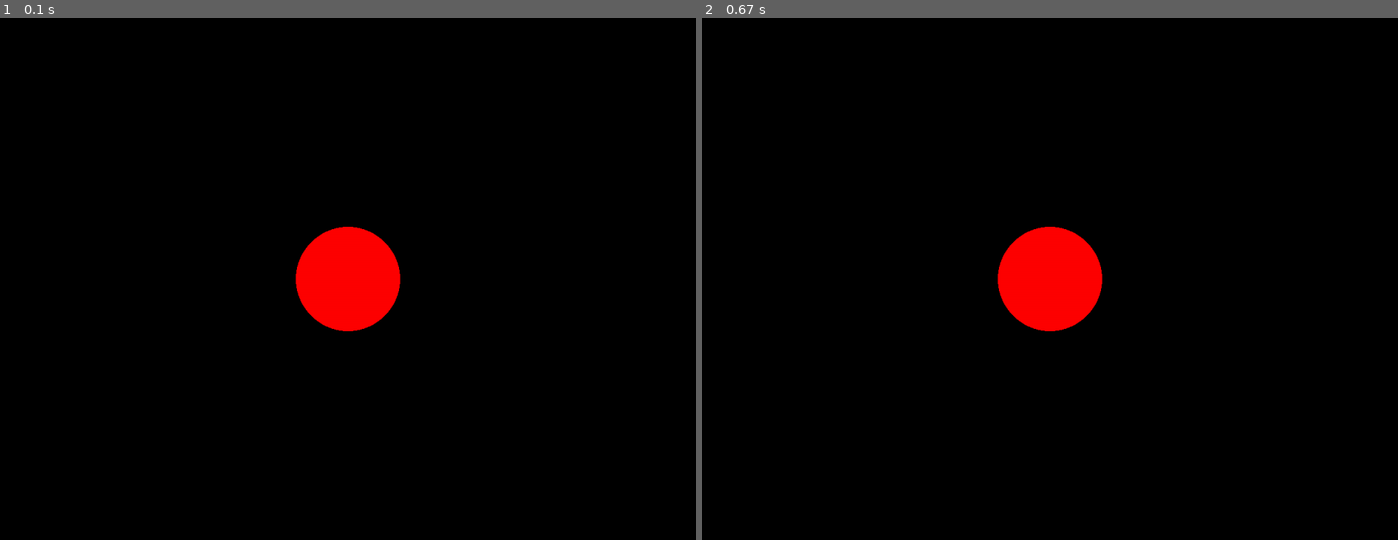
Above: before the commit, frames 1-2 (left to right).
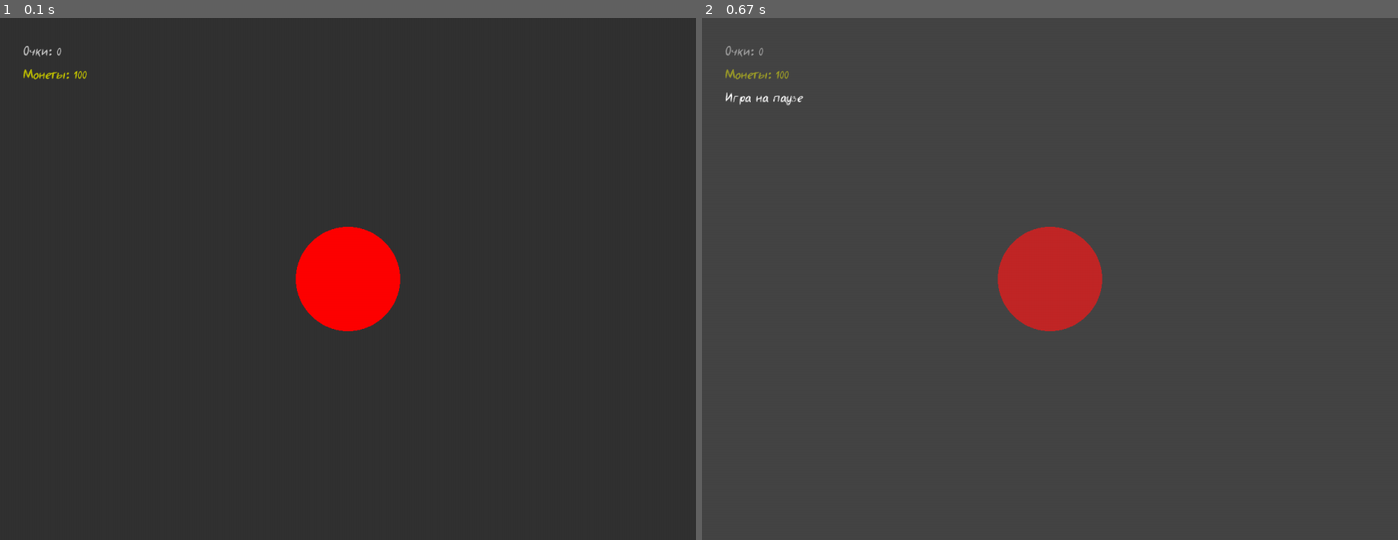
Above: after the commit, the same moments.

Repository: Mihendy/PyGame-Clicker
Game: pygame game, started from main.py
The game is run twice, just before and just after one commit, with the same random seed, the same clock (stepped at 60 frames per second) and the same inputs.
Inputs:
- Up to frame 1 (0.1 s): no input
- Up to frame 2 (0.67 s): hold P from 0.33 s (still down)

The runs differ from the first frame. In frame 1, 98% of the frame differs, in the area x 0-100%, y 0-100%; in frame 2, 100%.

Commit message:
Пауза, очки, монеты, много монет, НУЖНО БОЛЬШЕ МОНЕТ...

Diff:
--- a/main.py
+++ b/main.py
@@ -10,40 +10,103 @@
         self.max_radius = min(WINDOW_WIDTH, WINDOW_HEIGHT) // 5
         self.radius = self.min_radius
         self.centre = (WINDOW_WIDTH // 2, WINDOW_HEIGHT // 2)
-        self.delay = 100
+        self.is_paused = False
+        self.delay = 75
         pygame.time.set_timer(TIMER_EVENT_TYPE, self.delay)
+        self.score = 0
+        self.money = 100.0
+        self.click = 1
+        self.click_money = 0.2
 
     def render(self, screen):
+        # ==============ОЧКИ==============
+        font_size = 24
+        font = pygame.font.Font("Fonts/beer money.ttf", font_size)
+        font_color = (200, 200, 200)
+        text = font.render(f'Очки: {self.score}', 1, font_color)
+        screen.blit(text, (40, 40))
+        # ================================
+        # =============МОНЕТЫ=============
+        font_size = 24
+        font = pygame.font.Font("Fonts/beer money.ttf", font_size)
+        font_color = (200, 200, 0)
+        text = font.render(f'Монеты: {int(self.money)}', 1, font_color)
+        screen.blit(text, (40, 80))
+        # ================================
         pygame.draw.circle(screen, (255, 0, 0), self.centre, self.radius)
 
     def check_click(self, position):
+        """Проверка на то, что клик был сделан в пределах круга. Увеличивает радиус круга (анимация)"""
         x, y = position
-        cntr_x, cntr_y = self.centre
-        d = self.radius ** 2 - ((cntr_x - x) ** 2 + (cntr_y - y) ** 2)
+        centre_x, centre_y = self.centre
+        d = self.radius ** 2 - ((centre_x - x) ** 2 + (centre_y - y) ** 2)
         if d >= 0:
             self.radius = min(self.radius + 2, self.max_radius)
-            pygame.time.set_timer(TIMER_EVENT_TYPE, self.delay)
 
     def lose_mass(self):
+        """Уменьшает радиус круга со временем (анимация)"""
         self.radius = max(self.radius - 1, self.min_radius)
+
+    def switch_pause(self):
+        """Включает/выключает паузу (подробнее в классе Pause)"""
+        self.is_paused = not self.is_paused
+        pygame.time.set_timer(TIMER_EVENT_TYPE, self.delay if not self.is_paused else 0)
+
+    def add_score(self):
+        self.score += self.click
+
+    def add_money(self):
+        self.money += self.click_money
+
+
+class Pause:
+    def __init__(self):
+        self.width, self.height = WINDOW_WIDTH, WINDOW_HEIGHT
+
+    def render(self):
+        font_size = 24
+        font = pygame.font.Font("Fonts/beer money.ttf", font_size)
+        font_color = (255, 255, 255)
+        text = font.render('Игра на паузе', 1, font_color)
+        s = pygame.Surface((self.width, self.height), pygame.SRCALPHA)
+        s.fill((100, 100, 100, 100))
+        s.blit(text, (40, 120))
+        return s
 
 
 if __name__ == '__main__':
     pygame.init()
     screen = pygame.display.set_mode(WINDOW_SIZE)
-
+    pygame.display.set_caption('Clicker')
     clicker = Clicker()
+    pause = Pause()
 
     running = True
     while running:
         for event in pygame.event.get():
-            if event.type == pygame.QUIT:
-                running = False
-            if event.type == pygame.MOUSEBUTTONDOWN:
-                clicker.check_click(event.pos)
-            if event.type == TIMER_EVENT_TYPE:
-                clicker.lose_mass()
-        screen.fill((0, 0, 0))
+            if clicker.is_paused:
+                if event.type == pygame.QUIT:
+                    running = False
+                if event.type == pygame.KEYDOWN:
+                    if event.key == pygame.K_p:
+                        clicker.switch_pause()
+                        pygame.display.set_caption('Clicker')
+            else:
+                if event.type == pygame.QUIT:
+                    running = False
+                if event.type == pygame.MOUSEBUTTONDOWN:
+                    clicker.check_click(event.pos)
+                    clicker.add_money()
+                    clicker.add_score()
+                if event.type == TIMER_EVENT_TYPE:
+                    clicker.lose_mass()
+                if event.type == pygame.KEYDOWN:
+                    if event.key == pygame.K_p:
+                        clicker.switch_pause()
+                        pygame.display.set_caption('Clicker (paused)')
+        screen.fill((50, 50, 50))
         clicker.render(screen)
+        if clicker.is_paused:
+            screen.blit(pause.render(), (0, 0))
         pygame.display.flip()
     pygame.quit()
Binary file added: Fonts/beer money.ttf
